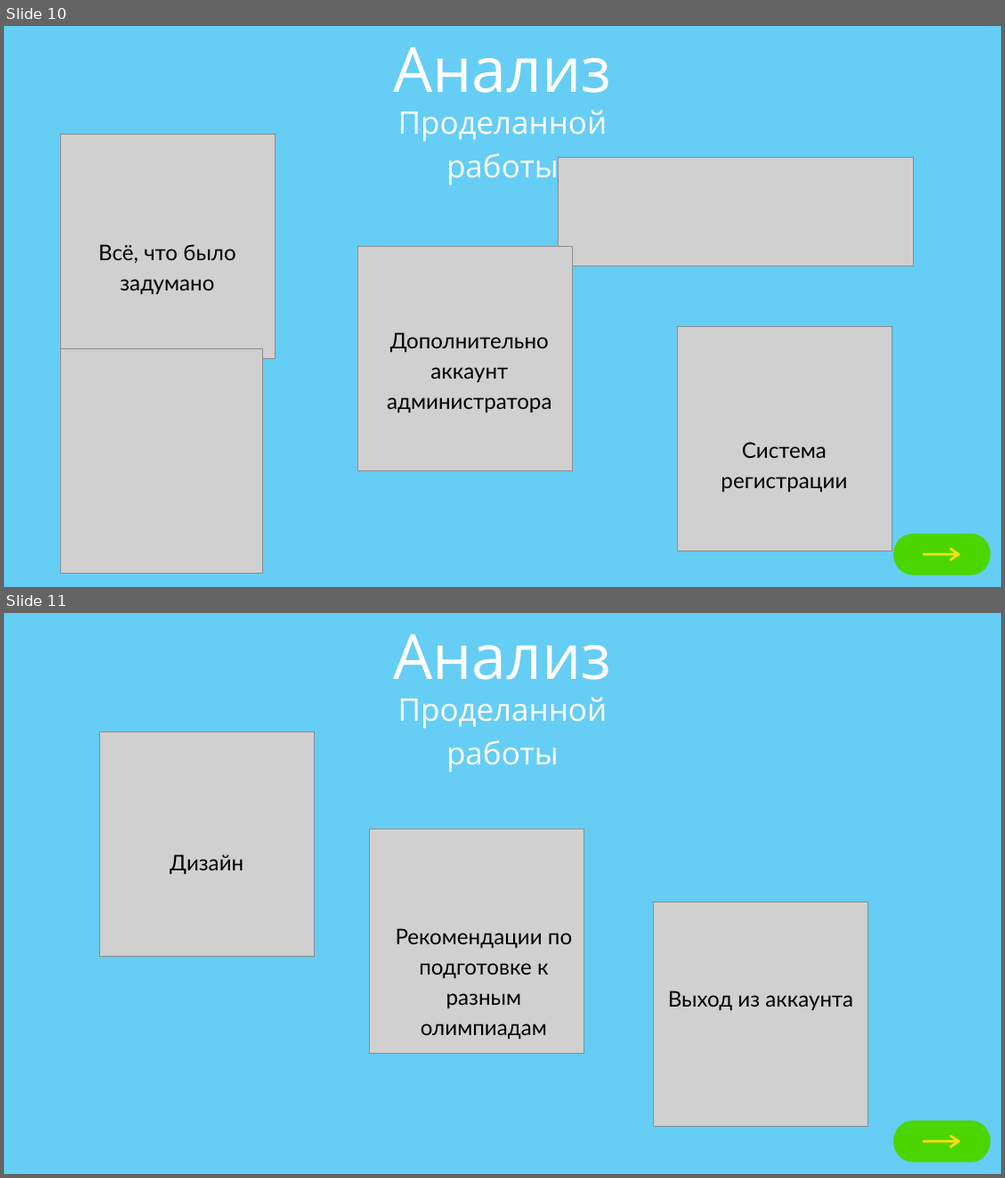
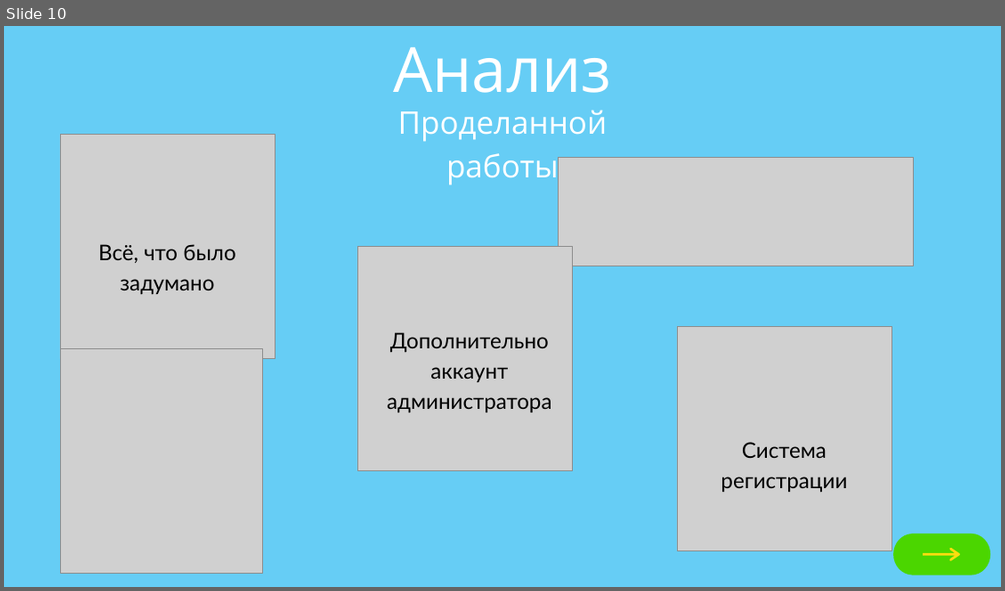
Before and after one commit to Mathew5555/The-Olympiad-schedule, a slide deck: presentation.pptx. Shown one above the other, each under a label of ours: slides 10 and 11 before the commit, slide 10 after it. The pictures are 1005x1178 and 1005x591 pixels, drawn with LibreOffice and Linux fonts; fonts in the diff are those of the drawing; grey boxes stand for pictures. Boxes give left, top, right and bottom in pixels: in the first picture for what was removed or moved away, otherwise in the second. Text is boxed around its words. In the diff, an @@ line names an element or a change of style, - is before the commit and + after.

```diff
--- a/presentation.pptx
+++ b/presentation.pptx
@@ slide 11 removed at bbox=[4, 613, 1001, 1174], background #66CDF5 @@
@@ text removed at bbox=[393, 634, 611, 680] @@
-Анализ
@@ text removed at bbox=[398, 697, 607, 772] @@
-Проделанной работы
@@ picture removed at bbox=[100, 731, 314, 956] @@
@@ picture removed at bbox=[369, 828, 583, 1053] @@
@@ text removed at bbox=[170, 854, 243, 875] @@
-Дизайн
@@ picture removed at bbox=[654, 901, 867, 1126] @@
@@ text removed at bbox=[396, 928, 572, 1039] @@
-Рекомендации по подготовке к разным олимпиадам
@@ text removed at bbox=[668, 990, 853, 1011] @@
-Выход из аккаунта
@@ freeform shape removed at bbox=[893, 1120, 990, 1162] @@
@@ freeform shape removed at bbox=[922, 1135, 960, 1148] @@
```
Also in this commit, not shown: 2 slides changed, 37 other files.
